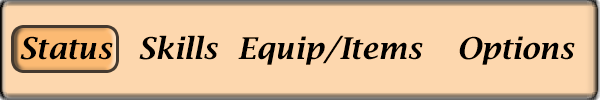
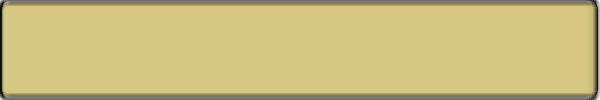
Two versions of the same layered image (600 × 100). Layer-by-layer changes:
hid "Options" over [459, 36, 575, 65]
hid "Equip/Items" over [238, 35, 423, 65]
hid "Skills" over [139, 35, 218, 60]
hid "Status", painted on it over [20, 36, 113, 60]
hid "Rounded Rectangle 2" over [14, 28, 116, 70]
painted on "Rounded Rectangle 1", unmasked it over [0, 0, 599, 99]
